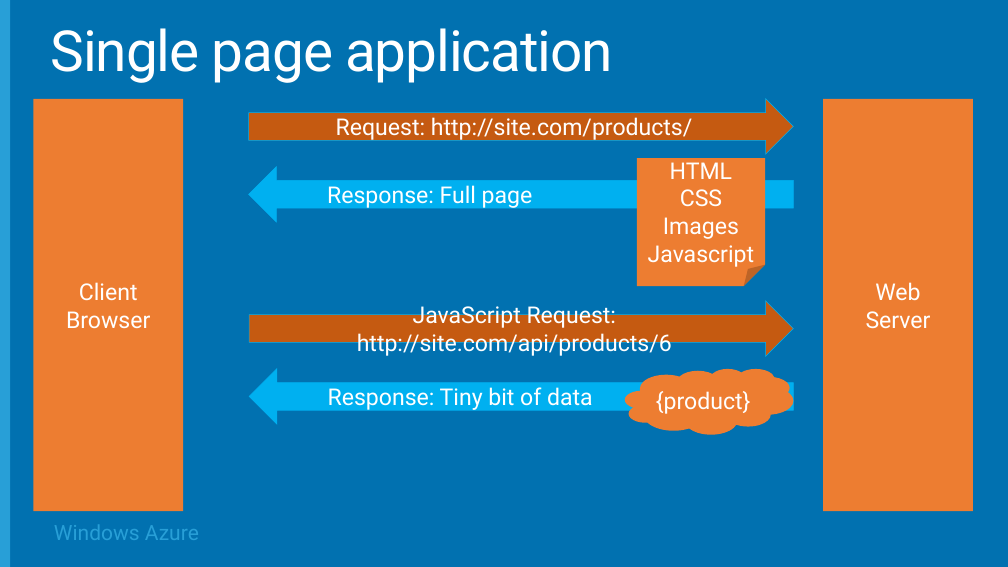
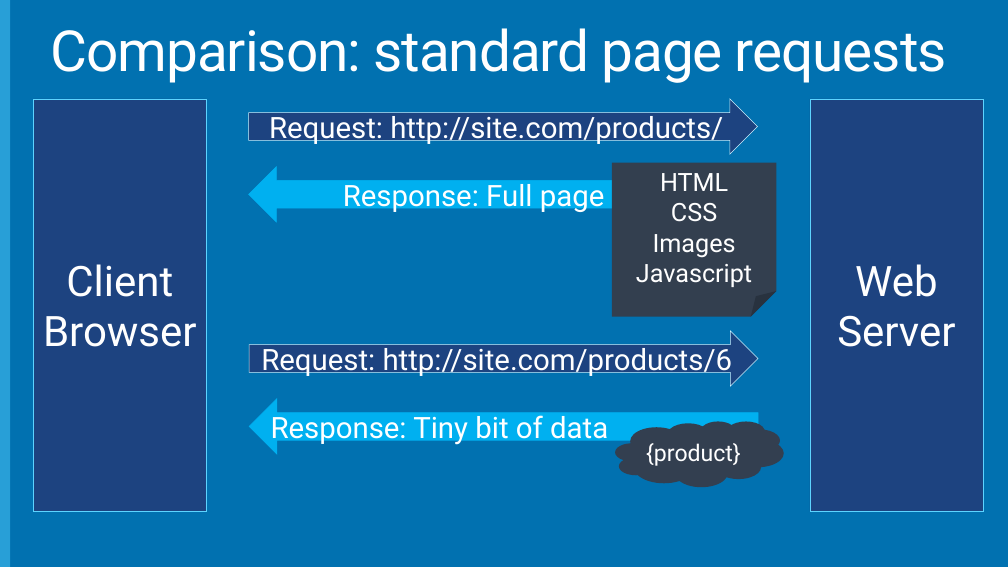
Before and after one commit to Microsoft-Web/DECK-Modern-Web-Front-Ends, a slide deck: slide 23 of 4-Modern-web-front-ends.pptx (slide 20 before the commit). Drawn at 1008x567 pixels with LibreOffice and Linux fonts; fonts in the diff are those of the drawing; background and template pictures are left out. Boxes give left, top, right and bottom in pixels: in the first picture for what was removed or moved away, otherwise in the second. Text is boxed around its words. In the diff, an @@ line names an element or a change of style, - is before the commit and + after.

```diff
--- a/4-Modern-web-front-ends.pptx
+++ b/4-Modern-web-front-ends.pptx
@@ text at [50,28,947,83]: text changed @@
-Single page application
+Comparison: standard page requests
@@ rectangle "Client Browser" at [33,99,206,511]: size 22 to 40 pt; fill #ED7D31 to #1D4380; outline none to #5DD4FF 0.5 pt @@
@@ rectangle "Client Browser": place and size @@
-rectangle "Client Browser" at [33,99,183,511]
+rectangle "Client Browser" at [33,99,206,511]
@@ right arrow "Request: http://site.com/products/": place and size @@
-right arrow "Request: http://site.com/products/" at [249,99,794,154]
+right arrow "Request: http://site.com/products/" at [249,99,758,154]
@@ right arrow "Request: http://site.com/products/" at [249,99,758,154]: size 22 to 28 pt; fill #C55A11 to #1D4380; outline #00B0F0 0.5 pt to #C9F1FF 0.5 pt @@
@@ rectangle "Web Server": place and size @@
-rectangle "Web Server" at [823,99,973,511]
+rectangle "Web Server" at [810,99,983,511]
@@ rectangle "Web Server" at [810,99,983,511]: size 22 to 40 pt; fill #ED7D31 to #1D4380; outline none to #5DD4FF 0.5 pt @@
@@ right arrow "Response: Full page": place and size @@
-right arrow "Response: Full page" at [249,166,794,222]
+right arrow "Response: Full page" at [249,166,758,222]
@@ right arrow "Response: Full page" at [249,166,758,222]: size 22 to 28 pt @@
@@ folded corner "HTML": place and size @@
-folded corner "HTML" at [637,158,765,286]
+folded corner "HTML" at [612,163,777,317]
@@ folded corner "HTML" at [612,163,777,317]: size 22 to 24 pt; fill #ED7D31 to #333F50 @@
@@ right arrow "Request: http://site.com/products/6": place and size @@
-right arrow "Request: http://site.com/products/6" at [250,301,794,356]
+right arrow "Request: http://site.com/products/6" at [250,331,758,386]
@@ right arrow "Request: http://site.com/products/6" at [250,331,758,386]: fill #C55A11 to #1D4380; outline #00B0F0 0.5 pt to #C9F1FF 0.5 pt @@
@@ text in right arrow at [261,343,733,378]: text changed; size 22 to 28 pt @@
-JavaScript Request: http://site.com/api/products/6
+Request: http://site.com/products/6
@@ right arrow "Response: Tiny bit of data" at [250,399,758,454]: size 22 to 28 pt @@
@@ right arrow "Response: Tiny bit of data": place and size @@
-right arrow "Response: Tiny bit of data" at [250,369,794,424]
+right arrow "Response: Tiny bit of data" at [250,399,758,454]
@@ cloud "{product}": place and size @@
-cloud "{product}" at [625,369,794,435]
+cloud "{product}" at [616,421,784,487]
@@ cloud "{product}" at [616,421,784,487]: fill #ED7D31 to #333F50 @@
@@ text removed at [54,525,199,540] @@
-Windows Azure
```
Also in this commit, not shown: 26 other slides changed, 6 slides added, 1 slide removed.
